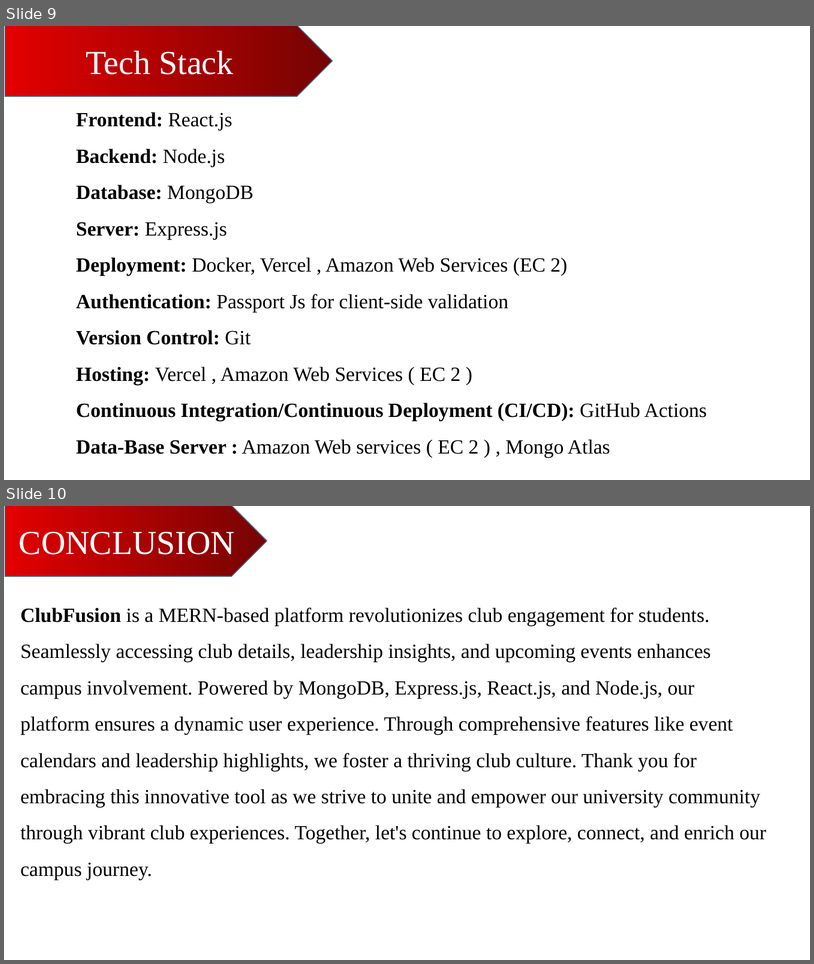
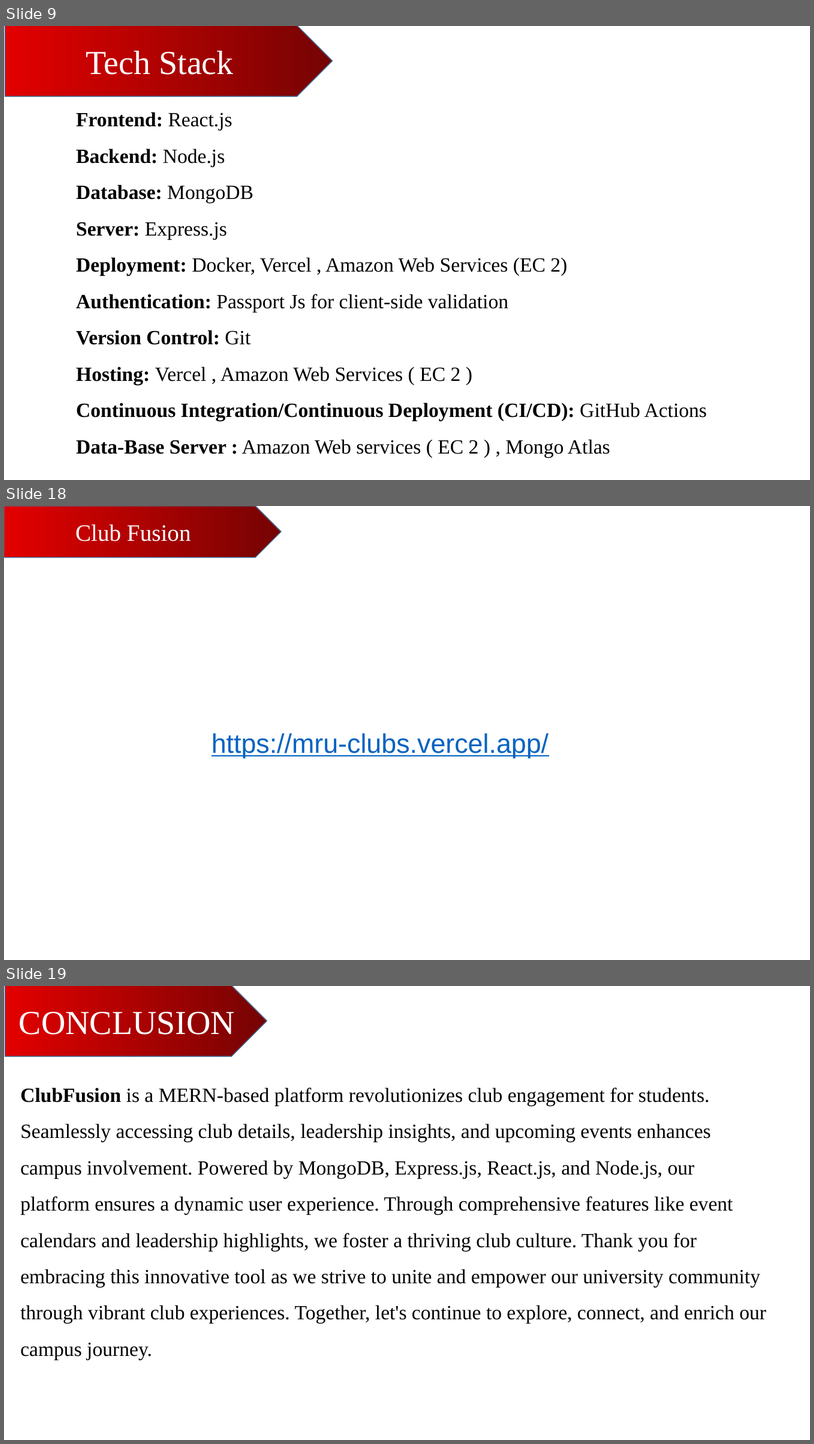
Before and after one commit to VarunHarinath/project-club-fuisson, a slide deck: Club_fusion_ppt.pptx. Shown one above the other, each under a label of ours: slides 9 and 10 before the commit, slides 9, 18 and 19 after it; the slides between them are not shown. The pictures are 814x964 and 814x1444 pixels, drawn with LibreOffice and Linux fonts; fonts in the diff are those of the drawing. Boxes give left, top, right and bottom in pixels: in the first picture for what was removed or moved away, otherwise in the second. Text is boxed around its words. In the diff, an @@ line names an element or a change of style, - is before the commit and + after.

```diff
--- a/Club_fusion_ppt.pptx
+++ b/Club_fusion_ppt.pptx
@@ slide 18 added at (4,506,810,960), background #FFFFFF @@
@@ pentagon arrow added at (4,506,281,558), fill gradient #E30000 to #760303, outline #42719B 1 pt, 28 pt, text #FFFFFF @@
+Club Fusion
@@ text added at (212,733,549,757), 32 pt, text #0563C1, underline @@
+https://mru-clubs.vercel.app/
@@ what was slide 10 is now slide 19 @@
```
Also in this commit, not shown: 8 other slides added, 3 other files.
